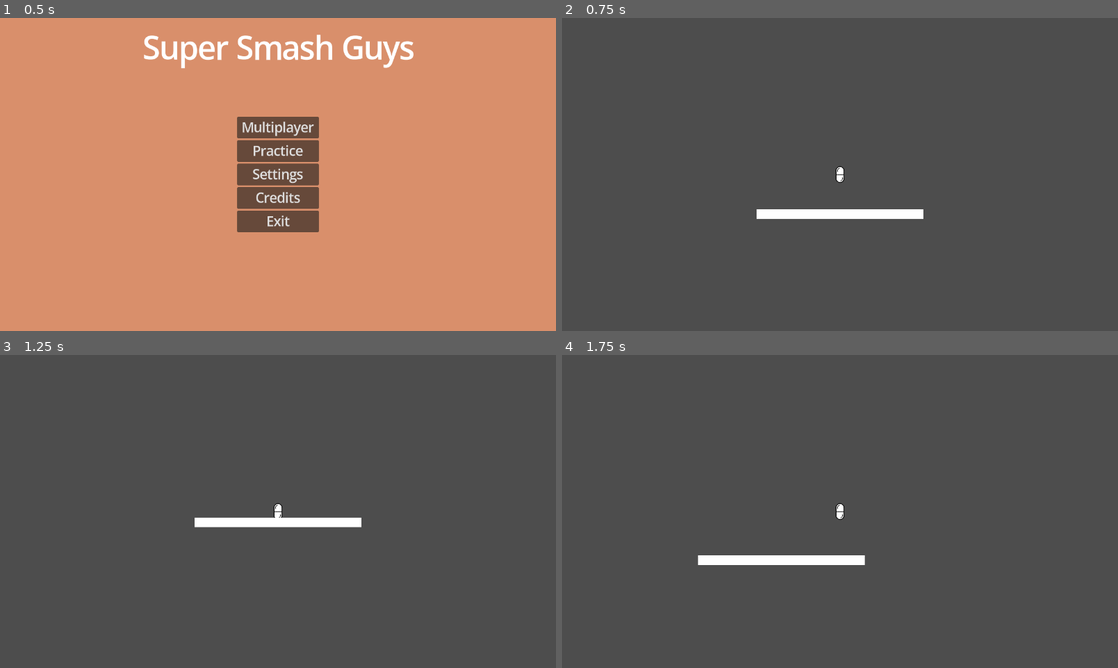
Above: before the commit, frames 1-4 (two rows, left to right).
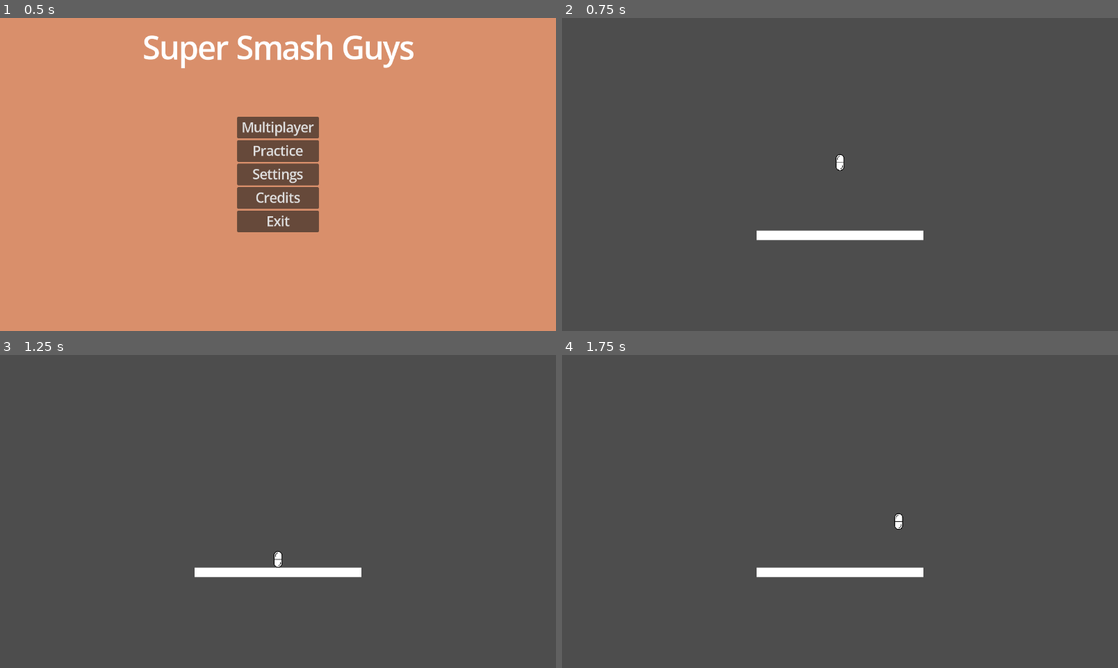
Above: after the commit, the same moments.

Repository: Rivmo/Super-Smash-Guys
Game: Godot game, scene res://scenes/main_menu_screen.tscn
The game is run twice, just before and just after one commit, with the same random seed, the same clock (stepped at 60 frames per second) and the same inputs.
Inputs (mouse positions are in pixels of both pictures, inside the frame that each line leads up to):
- Up to frame 1 (0.5 s): no input
- Up to frame 2 (0.75 s): click "Practice" at 0.5 s
- Up to frame 3 (1.25 s): no input
- Up to frame 4 (1.75 s): tap Enter at 1.25 s; move the mouse to (962, 495) at 1.27 s; hold Right (Right) from 1.28 s (still down); tap O (Attack, bound only after the commit) at 1.35 s; click (962, 495) at 1.42 s; tap Up (Jump) at 1.52, 1.55 s

Frame 1 is identical in both runs. In frame 2, 2.1% of the frame differs, in the area x 35-65%, y 43-72%; in frame 3, 2.1%; in frame 4, 2.1%, in the area x 24-65%, y 47-72%.

Commit message:
Player Attacks
Added key "o" to attack
fixed extra jumps bug

Diff:
--- a/project.godot
+++ b/project.godot
@@ -48,6 +48,11 @@
 , Object(InputEventKey,"resource_local_to_scene":false,"resource_name":"","device":-1,"window_id":0,"alt_pressed":false …(183 unchanged characters)…
 ]
 }
+Attack={
+"deadzone": 0.2,
+"events": [Object(InputEventKey,"resource_local_to_scene":false,"resource_name":"","device":-1,"window_id":0,"alt_pressed":false,"shift_pressed":false,"ctrl_pressed":false,"meta_pressed":false,"pressed":false,"keycode":0,"physical_keycode":79,"key_label":0,"unicode":111,"location":0,"echo":false,"script":null)
+]
+}
 
 [physics]
 
--- /dev/null
+++ b/scenes/attack_default.tscn
@@ -0,0 +1,19 @@
+[gd_scene format=3 uid="uid://h4an4uvxsnha"]
+
+[ext_resource type="Script" uid="uid://cwekqexgo01ay" path="res://scripts/attack_default.gd" id="1_2g375"]
+
+[sub_resource type="QuadMesh" id="QuadMesh_qnuwd"]
+
+[sub_resource type="RectangleShape2D" id="RectangleShape2D_2g375"]
+
+[node name="attack" type="Node2D" unique_id=1478860268]
+script = ExtResource("1_2g375")
+
+[node name="Area2D" type="Area2D" parent="." unique_id=1332334761]
+
+[node name="MeshInstance2D" type="MeshInstance2D" parent="Area2D" unique_id=1925545710]
+scale = Vector2(20, 20)
+mesh = SubResource("QuadMesh_qnuwd")
+
+[node name="CollisionShape2D" type="CollisionShape2D" parent="Area2D" unique_id=1007916745]
+shape = SubResource("RectangleShape2D_2g375")
--- a/scenes/placeholder_arena.tscn
+++ b/scenes/placeholder_arena.tscn
@@ -1,23 +1,28 @@
 [gd_scene format=3 uid="uid://bb30pb5nbr85r"]
 
+[ext_resource type="Script" uid="uid://c74aoimcssv2o" path="res://scripts/placeholder_arena.gd" id="1_b24y5"]
 [ext_resource type="PackedScene" uid="uid://b0x3345qebl54" path="res://scenes/player_character.tscn" id="1_hunim"]
-
-[sub_resource type="RectangleShape2D" id="RectangleShape2D_hunim"]
-size = Vector2(384, 20)
 
 [sub_resource type="QuadMesh" id="QuadMesh_hunim"]
 
+[sub_resource type="RectangleShape2D" id="RectangleShape2D_hunim"]
+size = Vector2(384, 22)
+
 [node name="Node2D" type="Node2D" unique_id=2101625577]
+script = ExtResource("1_b24y5")
 
 [node name="CharacterBody2D2" parent="." unique_id=142461306 instance=ExtResource("1_hunim")]
-position = Vector2(0, -103)
+position = Vector2(640, 320)
 
 [node name="StaticBody2D" type="StaticBody2D" parent="." unique_id=27430171]
+position = Vector2(640, 500)
+
+[node name="MeshInstance2D" type="MeshInstance2D" parent="StaticBody2D" unique_id=1704214878]
+scale = Vector2(383.99997, 22)
+mesh = SubResource("QuadMesh_hunim")
 
 [node name="CollisionShape2D" type="CollisionShape2D" parent="StaticBody2D" unique_id=393426004]
 shape = SubResource("RectangleShape2D_hunim")
 debug_color = Color(0, 0.6, 0.69803923, 0.41568628)
 
-[node name="MeshInstance2D" type="MeshInstance2D" parent="StaticBody2D" unique_id=1704214878]
-scale = Vector2(383.99997, 22)
-mesh = SubResource("QuadMesh_hunim")
+[connection signal="Attack" from="CharacterBody2D2" to="." method="_on_character_attack"]
--- a/scenes/player_character.tscn
+++ b/scenes/player_character.tscn
@@ -4,15 +4,14 @@
 [ext_resource type="Texture2D" uid="uid://c5j48tkuyi5y7" path="res://images/capsule.png" id="1_56udc"]
 
 [sub_resource type="CapsuleShape2D" id="CapsuleShape2D_6r27q"]
+height = 38.0
 
 [node name="CharacterBody2D" type="CharacterBody2D" unique_id=142461306]
 script = ExtResource("1_6r27q")
-
-[node name="CollisionShape2D" type="CollisionShape2D" parent="." unique_id=1431250880]
-shape = SubResource("CapsuleShape2D_6r27q")
 
 [node name="Sprite2D" type="Sprite2D" parent="." unique_id=1711493168]
 scale = Vector2(0.13793105, 0.14074074)
 texture = ExtResource("1_56udc")
 
-[node name="Camera2D" type="Camera2D" parent="." unique_id=1280165330]
+[node name="CollisionShape2D" type="CollisionShape2D" parent="." unique_id=1431250880]
+shape = SubResource("CapsuleShape2D_6r27q")
--- /dev/null
+++ b/scripts/attack_default.gd
@@ -0,0 +1,22 @@
+extends Node2D
+
+@export var dir = 1
+@export var move_time = 15
+@export var Movement_speed = 300
+var time := 0
+var Movement_speed_time = Movement_speed
+# Called when the node enters the scene tree for the first time.
+func _ready() -> void:
+	Movement_speed *= dir
+	Movement_speed_time = Movement_speed
+
+
+# Called every frame. 'delta' is the elapsed time since the previous frame.
+func _process(delta: float) -> void:
+	if time < move_time :
+		position.x += Movement_speed_time * delta
+		print(Movement_speed_time)
+		Movement_speed_time -= 2*Movement_speed/(move_time)
+		time += 1
+	else:
+		self.free()
--- /dev/null
+++ b/scripts/placeholder_arena.gd
@@ -0,0 +1,17 @@
+extends Node2D
+var attack_scene: PackedScene = load("res://scenes/attack_default.tscn")
+
+# Called when the node enters the scene tree for the first time.
+func _ready() -> void:
+	pass # Replace with function body.
+
+
+# Called every frame. 'delta' is the elapsed time since the previous frame.
+func _process(delta: float) -> void:
+	pass
+
+
+func _on_character_attack(dir: int) -> void:
+	var attack = attack_scene.instantiate()
+	attack.dir = dir
+	$CharacterBody2D2.add_child(attack)
--- a/scripts/player_character.gd
+++ b/scripts/player_character.gd
@@ -3,11 +3,13 @@
 @export var knockback = 0
 @export var extra_jumps = 2
 
+signal Attack(pos, dir)
+
 const SPEED := 300.0
 const JUMP_VELOCITY := -500.0
 var Double_jump_count := 0
 var playerheight := 0
-
+var Facing := 1
 func _ready() -> void:
 	pass
 
@@ -15,14 +17,13 @@
 	# Add the gravity.
 	if not is_on_floor():
 		velocity += get_gravity() * delta
-
-
-
+	else:
+		Double_jump_count = 0
 	# Handle jump.
 	if Input.is_action_just_pressed("Jump"):
 		if is_on_floor():
 			velocity.y = JUMP_VELOCITY
-			Double_jump_count = 0
+
 		elif not Double_jump_count >= extra_jumps:
 			velocity.y = JUMP_VELOCITY
 			Double_jump_count += 1
@@ -32,7 +33,12 @@
 	var direction := Input.get_axis("Left", "Right")
 	if direction:
 		velocity.x = direction * SPEED
+		if abs(direction) > 0:
+			Facing = direction
 	else:
 		velocity.x = move_toward(velocity.x, 0, SPEED)
 
+	if Input.is_action_just_pressed("Attack"):
+		Attack.emit(Facing)
+
 	move_and_slide()
Not shown, added: scripts/attack_default.gd.uid
Not shown, added: scripts/placeholder_arena.gd.uid
